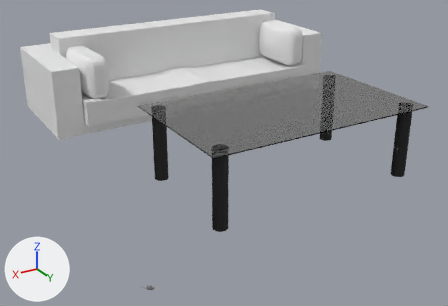
The Blender file Projekt/04-Shots/fs-Shot 6.blend, before and after one commit.
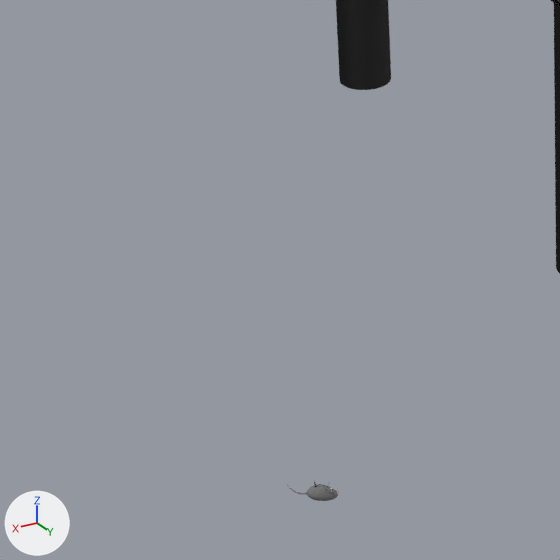
Old and new are each drawn whole from a 50 mm lens placed at (5.93, 7.0, 4.09), pointed at (1.01, -1.19, 0.0) and again close up on the part from 14% to 48% of the width and 51% to 100% of the height. The axes (+X, +Y, +Z) are drawn at lower left. The lights are the same throughout.

In view in the first close-up: 'Grundbau', 'Maus'.
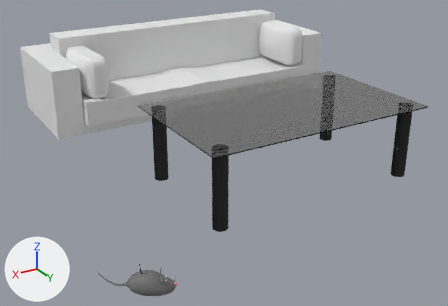
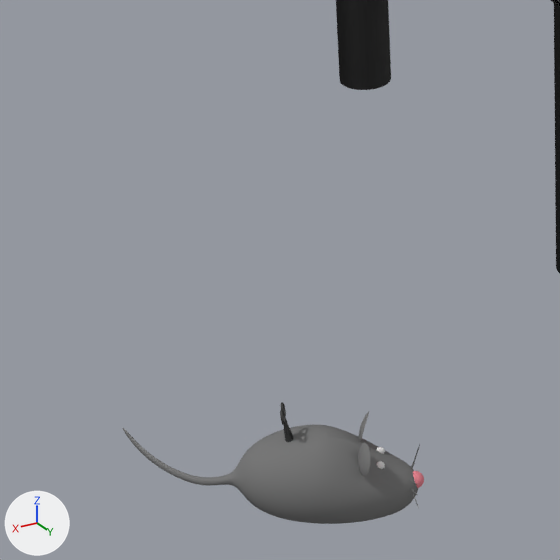
Patch to the scene script:
```diff
--- a/Projekt/04-Shots/fs-Shot 6.blend.py
+++ b/Projekt/04-Shots/fs-Shot 6.blend.py
@@ ob_maus @@
 ob_maus.rotation_euler = (-0.103, -0.102, -0.446)  # degrees (-5.9, -5.8, -26)
-ob_maus.scale = (0.171, 0.171, 0.171)
 ob_maus.show_instancer_for_render = False
```

Location of each change, [x1, y1, x2, y2] in pixels of the close-ups (560 x 560 px):
'Maus', rescaled (470% wider, 486% taller)
    before: [287, 481, 339, 501]
    after: [123, 402, 424, 524]
